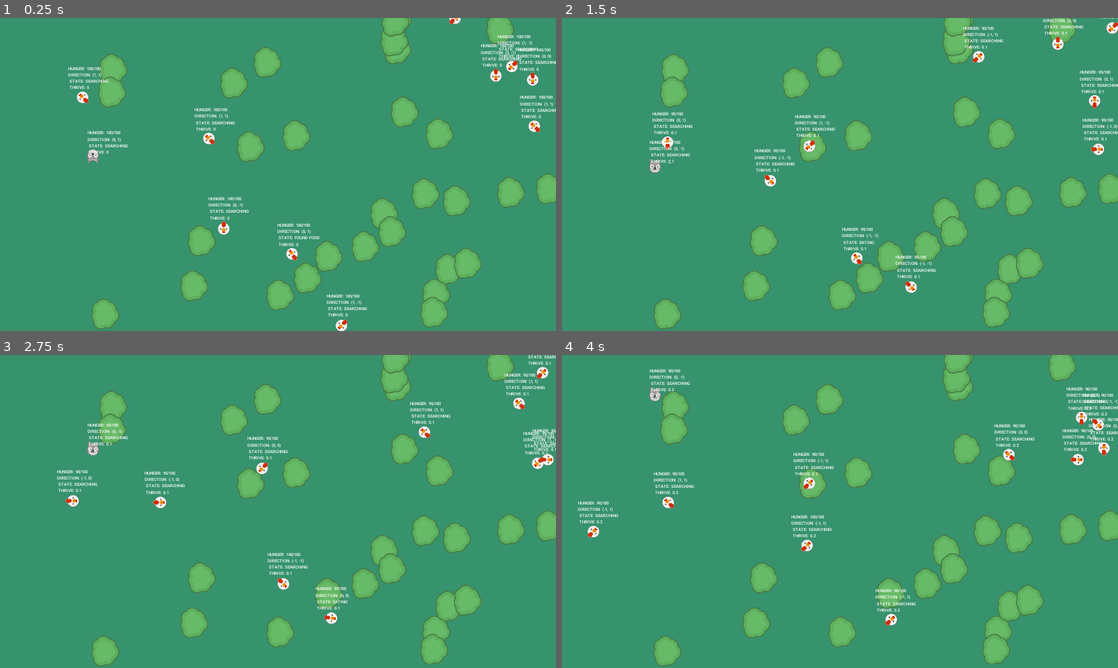
Above: before the commit, frames 1-4 (two rows, left to right).
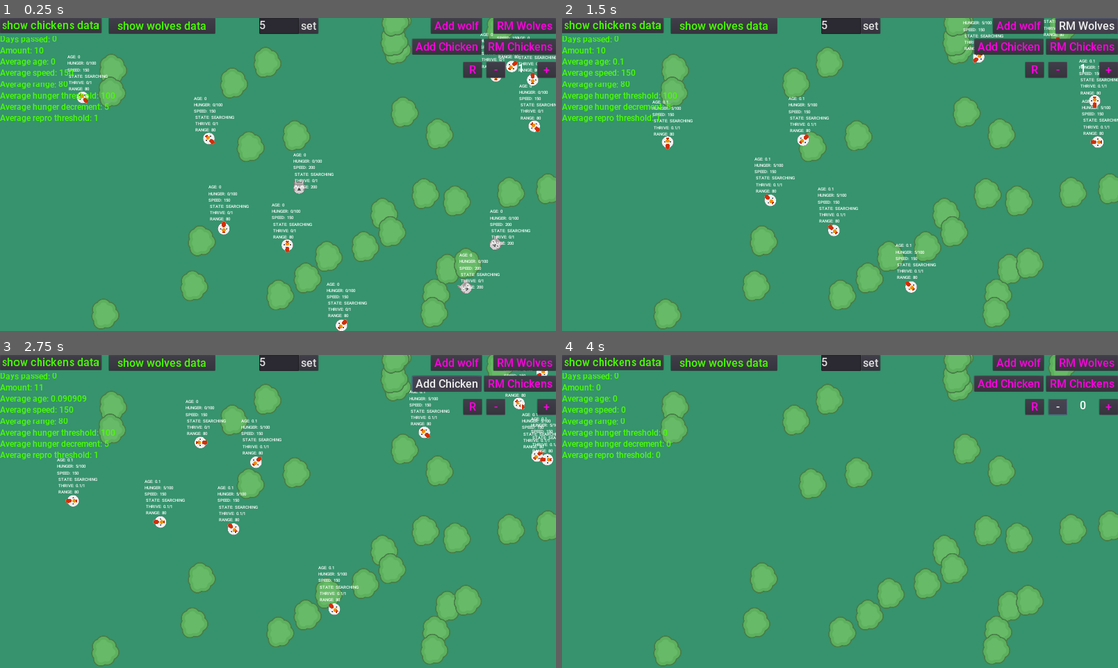
Above: after the commit, the same moments.

Repository: DuCheAnh/EcosystemSimulation
Game: Godot game, scene res://Scene/MainScene.tscn
Two runs of this game, one before a commit and one after it. Both use one fixed random seed, a clock stepped at 60 frames per second and the inputs below.
Inputs (mouse positions are in pixels of both pictures, inside the frame that each line leads up to):
- Up to frame 1 (0.25 s): no input
- Up to frame 2 (1.5 s): click (1017, 24) at 0.5 s, where only the run after the commit has a clickable "Add wolf"; click (1084, 24) at 1.25 s, where only the run after the commit has a clickable "RM Wolves"
- Up to frame 3 (2.75 s): click (444, 383) at 2 s, where only the run after the commit has a clickable "Add Chicken"
- Up to frame 4 (4 s): click (1084, 383) at 2.75 s, where only the run after the commit has a clickable "RM Chickens"; click (1056, 408) at 3.5 s, where only the run after the commit has a clickable "-"

The runs differ from the first frame. In frame 1, 9.6% of the frame differs, in the area x 0-100%, y 0-100%; in frame 2, 9.5%; in frame 3, 10%, in the area x 0-100%, y 0-88%; in frame 4, 9.2%.

Commit message:
final report

Diff:
--- a/EcosystemSimualtion/Chicken.gd
+++ b/EcosystemSimualtion/Chicken.gd
@@ -1,17 +1,20 @@
 extends Area2D
 
-export (float) var speed = 150
-export (int) var hunger = 100
-export (int) var hunger_threshold = 40
-export (int) var hunger_decrement = 5
-export (float, 0, 1, 0.1) var thrive_for_food = 0.1
-export (int) var min_hunger = 0
-export (int) var max_hunger = 100
-export (float) var eat_time = 2
-export (float) var hunger_tick_time = 2
-export (float, 0, 1, 0.1) var reproductive_thrive = 0
-
-
+export (float) var speed
+export (int) var hunger
+export (int) var hunger_threshold
+export (int) var hunger_decrement
+export (int) var min_hunger
+export (int) var max_hunger
+export (float) var eat_time
+export (float) var hunger_tick_time
+export (float, 0, 1, 0.1) var reproductive_thrive
+export (float, 0, 1, 0.1) var reproductive_thrive_threshold
+export (int) var detection_range
+
+var genes = []
+export (float) var age = 0
+export (int) var portion = 50
 onready var screen_width = get_viewport_rect().size.x
 onready var screen_height = get_viewport_rect().size.y
 onready var direction_timer = $DirectionTimer
@@ -36,17 +39,49 @@
 var target_mate = null
 var state = SEARCHING_FOOD
 
+func apply_genes(new_genes):
+	genes = new_genes
+	speed = genes[0]
+	hunger = genes[1]
+	hunger_threshold = genes[2]
+	hunger_decrement = genes[3]
+	min_hunger = genes[4]
+	max_hunger = genes[5]
+	eat_time = genes[6]
+	hunger_tick_time = genes[7]
+	reproductive_thrive = genes[8]
+	reproductive_thrive_threshold = genes[9]
+	detection_range = genes[10]
+
+func create_new_genes(partners_genes):
+	var arr = []
+	for i in range(genes.size()):
+		if rand_range(0,1)<0.5:
+			arr.append(genes[i])
+		else:
+			arr.append(partners_genes[i])
+		if rand_range(0,1)<0.2:
+			if rand_range(0,1)<0.5:
+				arr[i]+=arr[i]*rand_range(0, 0.2)
+			else:
+				arr[i]-=arr[i]*0.1*rand_range(0, 0.2)
+	return arr
 enum {
 	SEARCHING_FOOD,
 	FOUND_FOOD,
+	FOUND_MATE,
 	EATING,
+	MATING,
 	ENJOYING_LIFE
 }
+func eaten():
+	queue_free()
 func _ready() -> void:
 	randomize()
 	direction = _new_direction()
 	hunger_timer.wait_time = hunger_tick_time
 	eat_timer.wait_time = eat_time
+	$DetectionRange.shape.radius = detection_range
 
 func _process(delta) -> void:
 	match state:
@@ -54,15 +89,19 @@
 			move_randomly(delta)
 		FOUND_FOOD:
 			go_to_food(delta)
-
+		FOUND_MATE:
+			go_to_food(delta)
 	update_label()
 	update_state()
-
+	if starved() or age >= 6:
+		queue_free()
 func update_state() -> void:
 	if hungry():
 		sprite.modulate = Color(1, 0.5, 0.5)
+	elif horny():
+		sprite.modulate = Color(0.5,1,1)
 	else:
-		sprite.modulate = Color(1,1,1)
+		sprite.modulate = Color(1, 1, 1)
 
 
 func update_label() -> void:
@@ -72,14 +111,18 @@
 			state_string = "SEARCHING"
 		FOUND_FOOD:
 			state_string = "FOUND FOOD"
+		MATING:
+			state_string = "MATING"
 		EATING:
 			state_string = "EATING"
-		ENJOYING_LIFE:
-			state_string = "ENJOYING LIFE"
-	status_label.text = "HUNGER: " + str(hunger) + "/" + str(max_hunger)
-	status_label.text += "\nDIRECTION: " + str(direction)
+		FOUND_MATE:
+			state_string = "FOUNDMATE"
+	status_label.text = "AGE: " + str(age)
+	status_label.text += "\nHUNGER: " + str(int(max_hunger-hunger)) + "/" + str(int(max_hunger))
+	status_label.text += "\nSPEED: " + str(int(speed))
 	status_label.text += "\n STATE: " + str(state_string)
-	status_label.text += "\n THRIVE: " + str(reproductive_thrive)
+	status_label.text += "\n THRIVE: " + str(reproductive_thrive) + "/" + str(reproductive_thrive_threshold)
+	status_label.text += "\n RANGE: " + str(detection_range)
 
 func move_randomly(delta) -> void:
 	_rotate_sprite()
@@ -90,6 +133,9 @@
 	if is_instance_valid(target_food):
 		$Sprite.rotation_degrees = rad2deg(target_food.position.angle_to_point(position)) + 90
 		position += position.direction_to(target_food.position) * speed * delta
+	elif is_instance_valid(target_mate):
+		$Sprite.rotation_degrees = rad2deg(target_mate.position.angle_to_point(position)) + 90
+		position += position.direction_to(target_mate.position) * speed * delta
 	else:
 		state = SEARCHING_FOOD
 
@@ -99,6 +145,8 @@
 		direction.x *= -1
 	if position.y <= 0 || position.y >= screen_height:
 		direction.y *= -1
+	position.x = clamp(position.x,0,screen_width)
+	position.y = clamp(position.y,0,screen_height)
 
 func _rotate_sprite() -> void:
 	if direction == Vector2.ZERO:
@@ -114,44 +162,60 @@
 	options.shuffle()
 	return options.front()
 
+func hungry() -> bool:
+	return hunger < hunger_threshold
+
+func starved() -> bool:
+	return hunger == 0
+func stop_moving():
+	speed = 0
+func horny() ->bool:
+	return reproductive_thrive > reproductive_thrive_threshold
+
+func _on_Chicken_area_entered(area):
+	if is_instance_valid(target_food):
+		return
+	if is_instance_valid(target_mate):
+		return
+	if area.is_in_group("Wolf"):
+		direction = area.direction
+		return
+	if hungry():
+		if area.is_in_group("Food"):
+			state = FOUND_FOOD
+			target_food = area
+	elif horny():
+		if area.is_in_group("Chicken") and area.horny() and not area.hungry():
+			state = FOUND_MATE
+			target_mate = area
+
+
+func _on_EatingArea_area_entered(area):
+	if is_instance_valid(target_food):
+		state = EATING
+		eat_timer.start()
+	elif is_instance_valid(target_mate):
+		state = MATING
+		eat_timer.start()
 
 func _on_DirectionTimer_timeout() -> void:
 	var time = _choose([1, 1.5, 2])
 	direction_timer.set_wait_time(time)
 	direction = _new_direction()
 
-
 func _on_HungerTimer_timeout() -> void:
 	hunger = clamp(hunger - hunger_decrement, min_hunger, max_hunger)
-	reproductive_thrive = clamp(reproductive_thrive + 0.1, 0, 1)
-
-func hungry() -> bool:
-	return hunger < hunger_threshold
-
-func horny() ->bool:
-	return reproductive_thrive > 0.5
-
-func want_a_full_belly() -> bool:
-	return rand_range(0,1) <= thrive_for_food
-func _on_Chicken_area_entered(area):
-	if is_instance_valid(target_food):
-		return
-	if area.is_in_group("Food") and (hungry() or want_a_full_belly()):
-		state = FOUND_FOOD
-		target_food = area
-
-
-
-
-func _on_EatingArea_area_entered(area):
-	if is_instance_valid(target_food):
-		state = EATING
-		eat_timer.start()
-
+	reproductive_thrive = clamp(reproductive_thrive + 0.1, 0, 100)
+	age+=0.1
 
 func _on_EatTimer_timeout():
 	if is_instance_valid(target_food):
 		hunger += target_food.portion
 		target_food.eaten()
+	elif is_instance_valid(target_mate):
+		var baby_genes = create_new_genes(target_mate.genes)
+		get_parent().get_parent().add_baby_at_pos(baby_genes, position)
+		reproductive_thrive = 0
+		target_mate = null
 	eat_timer.stop()
 	state = SEARCHING_FOOD
--- /dev/null
+++ b/EcosystemSimualtion/Font/new_dynamicfont.tres
@@ -0,0 +1,7 @@
+[gd_resource type="DynamicFont" load_steps=2 format=2]
+
+[ext_resource path="res://Font/Roboto-Medium.ttf" type="DynamicFontData" id=1]
+
+[resource]
+size = 40
+font_data = ExtResource( 1 )
--- a/EcosystemSimualtion/Scene/Chicken.tscn
+++ b/EcosystemSimualtion/Scene/Chicken.tscn
@@ -29,13 +29,14 @@
 [node name="EatTimer" type="Timer" parent="."]
 
 [node name="StatusLabel" type="Label" parent="."]
-margin_left = -52.0
-margin_top = -110.0
-margin_right = 54.0
-margin_bottom = -59.0
+margin_left = -53.0
+margin_top = -150.0
+margin_right = 53.0
+margin_bottom = -99.0
 custom_fonts/font = ExtResource( 3 )
 text = "HUNGER:
 DIRECTION:"
+valign = 1
 __meta__ = {
 "_edit_use_anchors_": false
 }
--- a/EcosystemSimualtion/Scene/MainScene.gd
+++ b/EcosystemSimualtion/Scene/MainScene.gd
@@ -2,15 +2,92 @@
 
 var chicken_preload = preload("res://Scene/Chicken.tscn")
 var food_preload = preload("res://Scene/Food.tscn")
-
+var wolf_preload = preload("res://Scene/Wolf.tscn")
 onready var chickens = $Chickens
 onready var foods = $Foods
-
+onready var animals_data = $Chickens
+var food_amount = 5
+var content = ""
+var day_passed = 0
+var basic_genes = [150, 100, 40, 5, 0, 100, 2, 3, 0, 1, 80]
+var wolf_basic_genes = [200, 100, 60, 5, 0, 100, 2, 3, 0, 1, 200]
 func _ready():
 	randomize()
 	add_chicken(10)
+	add_wolf(3)
 	add_food(30)
+func average_speed(Chickens):
+	if Chickens.get_child_count()<1:
+		return 0
+	var sum = 0
+	for chicken in Chickens.get_children():
+		sum += chicken.speed
+	return sum/Chickens.get_child_count()
+func average_range(Chickens):
+	if Chickens.get_child_count()<1:
+		return 0
+	var sum = 0
+	for chicken in Chickens.get_children():
+		sum += chicken.detection_range
+	return sum/Chickens.get_child_count()
+func average_age(Chickens):
+	if Chickens.get_child_count()<1:
+		return 0
+	var sum = 0
+	for chicken in Chickens.get_children():
+		sum += chicken.age
+	return sum/Chickens.get_child_count()
 
+func average_max_hunger(Chickens):
+	if Chickens.get_child_count()<1:
+		return 0
+	var sum = 0
+	for chicken in Chickens.get_children():
+		sum += chicken.max_hunger
+	return sum/Chickens.get_child_count()
+
+func average_hunger_decrement(Chickens):
+	if Chickens.get_child_count()<1:
+		return 0
+	var sum = 0
+	for chicken in Chickens.get_children():
+		sum += chicken.hunger_decrement
+	return sum/Chickens.get_child_count()
+func average_reproductive_thrive_threshold(Chickens):
+	if Chickens.get_child_count()<1:
+		return 0
+	var sum = 0
+	for chicken in Chickens.get_children():
+		sum += chicken.reproductive_thrive_threshold
+	return sum/Chickens.get_child_count()
+func update_status_board_of(animals):
+	$Label.text = "Days passed: "+ str(day_passed) + "\n"
+	$Label.text += "Amount: " + str(animals.get_child_count())
+	$Label.text += "\nAverage age: " + str(average_age(animals))
+	$Label.text += "\nAverage speed: " + str(average_speed(animals))
+	$Label.text += "\nAverage range: " + str(average_range(animals))
+	$Label.text += "\nAverage hunger threshold: " + str(average_max_hunger(animals))
+	$Label.text += "\nAverage hunger decrement: " + str(average_hunger_decrement(animals))
+	$Label.text += "\nAverage repro threshold: " + str(average_reproductive_thrive_threshold($Chickens)) + "\n"
+func get_data(animals):
+	var tx = ""
+	tx = str(day_passed) + "	"
+	tx += str(animals.get_child_count())
+	tx += "	" + str(average_age(animals))
+	tx += "	" + str(average_speed(animals))
+	tx += "	" + str(average_range(animals))
+	tx += "	" + str(average_max_hunger(animals))
+	tx += "	" + str(average_hunger_decrement(animals))
+	tx += "	" + str(average_reproductive_thrive_threshold($Chickens)) + "\n"
+	return tx
+func save(content):
+	var file = File.new()
+	file.open("res://saved_data.txt", File.WRITE)
+	file.store_string(content)
+	file.close()
+func _process(delta):
+	update_status_board_of(animals_data)
+	$Control/SpeedLabel.text = str(Engine.time_scale)
 
 func add_food(amount) -> void:
 	var screen_size = get_viewport_rect().size
@@ -23,5 +100,78 @@
 	var screen_size = get_viewport_rect().size
 	for i in range(amount):
 		var chicken_ins = chicken_preload.instance()
+		chicken_ins.apply_genes(basic_genes)
 		chicken_ins.position = Vector2(rand_range(0,screen_size.x),rand_range(0,screen_size.y))
 		chickens.add_child(chicken_ins)
+func add_wolf(amount) -> void:
+	var screen_size = get_viewport_rect().size
+	for i in range(amount):
+		var wolf_ins = wolf_preload.instance()
+		wolf_ins.apply_genes(wolf_basic_genes)
+		wolf_ins.position = Vector2(rand_range(0,screen_size.x),rand_range(0,screen_size.y))
+		$Wolves.add_child(wolf_ins)
+
+func add_baby_at_pos(genes, pos):
+	if rand_range(0,1)<0.3:
+		return
+	var chicken_ins = chicken_preload.instance()
+	chicken_ins.apply_genes(genes)
+	chicken_ins.position = pos
+	chickens.add_child(chicken_ins)
+func add_cup_at_pos(genes, pos):
+	if rand_range(0,1)<0.5:
+		return
+	var wolf_ins = wolf_preload.instance()
+	wolf_ins.apply_genes(genes)
+	wolf_ins.position = pos
+	$Wolves.add_child(wolf_ins)
+
+
+func _on_FoodTimer_timeout():
+	add_food(food_amount)
+	content+=get_data($Chickens)
+	save(content)
+	day_passed += 0.5
+
+
+func _on_AddWolfBtn_pressed():
+	add_wolf(1)
+
+
+func _on_AddChickenBtn_pressed():
+	add_chicken(1)
+
+
+func _on_IncreaseSpeedBtn_pressed():
+	Engine.time_scale+=1
+
+
+func _on_DecreaseSpeedBtn_pressed():
+	Engine.time_scale = clamp(Engine.time_scale - 1, 0,10000)
+
+
+func _on_ShowCDataBtn_pressed():
+	animals_data = $Chickens
+
+func _on_ShowCDataBtn2_pressed():
+	animals_data = $Wolves
+
+
+func _on_RMChickenBtn_pressed():
+	for chicken in $Chickens.get_children():
+		chicken.queue_free()
+
+
+func _on_RMWolfBtn_pressed():
+	for wolf in $Wolves.get_children():
+		wolf.queue_free()
+
+
+func _on_SetFoodBtn_pressed():
+	food_amount = int($Control/FoodAmountTE.text)
+
+
+
+
+func _on_ResetButton_pressed():
+	Engine.time_scale = 1
--- a/EcosystemSimualtion/Scene/MainScene.tscn
+++ b/EcosystemSimualtion/Scene/MainScene.tscn
@@ -1,8 +1,13 @@
-[gd_scene load_steps=4 format=2]
+[gd_scene load_steps=6 format=2]
 
 [ext_resource path="res://Sprites/background.png" type="Texture" id=1]
-[ext_resource path="res://Scene/Wolf.tscn" type="PackedScene" id=2]
+[ext_resource path="res://Font/new_dynamicfont.tres" type="DynamicFont" id=2]
+[ext_resource path="res://Font/Roboto-Medium.ttf" type="DynamicFontData" id=3]
 [ext_resource path="res://Scene/MainScene.gd" type="Script" id=4]
+
+[sub_resource type="DynamicFont" id=1]
+size = 30
+font_data = ExtResource( 3 )
 
 [node name="MainScene" type="Node2D"]
 script = ExtResource( 4 )
@@ -15,5 +20,176 @@
 
 [node name="Chickens" type="Node2D" parent="."]
 
-[node name="Wolf" parent="." instance=ExtResource( 2 )]
-position = Vector2( 321, 440 )
+[node name="FoodTimer" type="Timer" parent="."]
+wait_time = 15.0
+autostart = true
+
+[node name="Label" type="Label" parent="."]
+margin_top = 54.0
+margin_right = 235.0
+margin_bottom = 207.0
+custom_colors/font_color = Color( 0.290196, 1, 0, 1 )
+custom_fonts/font = SubResource( 1 )
+text = "Days passed:
+Chicken amount:
+Average speed:
+Average age:"
+__meta__ = {
+"_edit_use_anchors_": false
+}
+
+[node name="Wolves" type="Node2D" parent="."]
+
+[node name="Control" type="Control" parent="."]
+margin_right = 40.0
+margin_bottom = 40.0
+__meta__ = {
+"_edit_use_anchors_": false
+}
+
+[node name="AddWolfBtn" type="Button" parent="Control"]
+margin_left = 1488.0
+margin_right = 1664.0
+margin_bottom = 54.0
+custom_colors/font_color = Color( 1, 0, 0.882353, 1 )
+custom_fonts/font = ExtResource( 2 )
+text = "Add wolf"
+__meta__ = {
+"_edit_use_anchors_": false
+}
+
+[node name="RMWolfBtn" type="Button" parent="Control"]
+margin_left = 1704.0
+margin_right = 1920.0
+margin_bottom = 54.0
+custom_colors/font_color = Color( 1, 0, 0.882353, 1 )
+custom_fonts/font = ExtResource( 2 )
+text = "RM Wolves"
+__meta__ = {
+"_edit_use_anchors_": false
+}
+
+[node name="AddChickenBtn" type="Button" parent="Control"]
+margin_left = 1424.0
+margin_top = 72.0
+margin_right = 1662.0
+margin_bottom = 126.0
+custom_colors/font_color = Color( 1, 0, 0.882353, 1 )
+custom_fonts/font = ExtResource( 2 )
+text = "Add Chicken"
+__meta__ = {
+"_edit_use_anchors_": false
+}
+
+[node name="RMChickenBtn" type="Button" parent="Control"]
+margin_left = 1672.0
+margin_top = 72.0
+margin_right = 1920.0
+margin_bottom = 126.0
+custom_colors/font_color = Color( 1, 0, 0.882353, 1 )
+custom_fonts/font = ExtResource( 2 )
+text = "RM Chickens"
+__meta__ = {
+"_edit_use_anchors_": false
+}
+
+[node name="DecreaseSpeedBtn" type="Button" parent="Control"]
+margin_left = 1680.0
+margin_top = 152.0
+margin_right = 1744.0
+margin_bottom = 206.0
+custom_colors/font_color = Color( 1, 0, 0.882353, 1 )
+custom_fonts/font = ExtResource( 2 )
+text = "-"
+__meta__ = {
+"_edit_use_anchors_": false
+}
+
+[node name="ResetButton" type="Button" parent="Control"]
+margin_left = 1600.0
+margin_top = 152.0
+margin_right = 1664.0
+margin_bottom = 206.0
+custom_colors/font_color = Color( 1, 0, 0.882353, 1 )
+custom_fonts/font = ExtResource( 2 )
+text = "R"
+__meta__ = {
+"_edit_use_anchors_": false
+}
+
+[node name="IncreaseSpeedBtn" type="Button" parent="Control"]
+margin_left = 1856.0
+margin_top = 152.0
+margin_right = 1920.0
+margin_bottom = 206.0
+custom_colors/font_color = Color( 1, 0, 0.882353, 1 )
+custom_fonts/font = ExtResource( 2 )
+text = "+"
+__meta__ = {
+"_edit_use_anchors_": false
+}
+
+[node name="SpeedLabel" type="Label" parent="Control"]
+margin_left = 1744.0
+margin_top = 152.0
+margin_right = 1856.0
+margin_bottom = 200.0
+custom_fonts/font = ExtResource( 2 )
+text = "8"
+align = 1
+__meta__ = {
+"_edit_use_anchors_": false
+}
+
+[node name="FoodAmountTE" type="TextEdit" parent="Control"]
+margin_left = 896.0
+margin_right = 1032.0
+margin_bottom = 54.0
+custom_fonts/font = ExtResource( 2 )
+text = "5"
+__meta__ = {
+"_edit_use_anchors_": false
+}
+
+[node name="SetFoodBtn" type="Button" parent="Control"]
+margin_left = 1032.0
+margin_right = 1099.0
+margin_bottom = 54.0
+custom_fonts/font = ExtResource( 2 )
+text = "set"
+__meta__ = {
+"_edit_use_anchors_": false
+}
+
+[node name="ShowCDataBtn" type="Button" parent="."]
+margin_right = 12.0
+margin_bottom = 20.0
+custom_colors/font_color = Color( 0.290196, 1, 0, 1 )
+custom_fonts/font = ExtResource( 2 )
+text = "show chickens data"
+__meta__ = {
+"_edit_use_anchors_": false
+}
+
+[node name="ShowCDataBtn2" type="Button" parent="."]
+margin_left = 376.0
+margin_right = 743.0
+margin_bottom = 54.0
+custom_colors/font_color = Color( 0.290196, 1, 0, 1 )
+custom_fonts/font = ExtResource( 2 )
+text = "show wolves data"
+__meta__ = {
+"_edit_use_anchors_": false
+}
+
+[connection signal="timeout" from="FoodTimer" to="." method="_on_FoodTimer_timeout"]
+[connection signal="pressed" from="Control/AddWolfBtn" to="." method="_on_AddWolfBtn_pressed"]
+[connection signal="pressed" from="Control/RMWolfBtn" to="." method="_on_RMWolfBtn_pressed"]
+[connection signal="pressed" from="Control/AddChickenBtn" to="." method="_on_AddChickenBtn_pressed"]
+[connection signal="pressed" from="Control/RMChickenBtn" to="." method="_on_RMChickenBtn_pressed"]
+[connection signal="pressed" from="Control/DecreaseSpeedBtn" to="." method="_on_DecreaseSpeedBtn_pressed"]
+[connection signal="pressed" from="Control/ResetButton" to="." method="_on_ResetButton_pressed"]
+[connection signal="pressed" from="Control/IncreaseSpeedBtn" to="." method="_on_IncreaseSpeedBtn_pressed"]
+[connection signal="pressed" from="Control/SetFoodBtn" to="." method="_on_SetFoodBtn_pressed"]
+[connection signal="pressed" from="ShowCDataBtn" to="." method="_on_ShowCDataBtn_pressed"]
+[connection signal="pressed" from="ShowCDataBtn2" to="." method="_on_ShowCDataBtn2_pressed"]
--- a/EcosystemSimualtion/Scene/Wolf.tscn
+++ b/EcosystemSimualtion/Scene/Wolf.tscn
@@ -5,12 +5,12 @@
 [ext_resource path="res://Scene/Chicken.tres" type="DynamicFont" id=3]
 
 [sub_resource type="CircleShape2D" id=1]
-radius = 200.0
+radius = 300.0
 
 [sub_resource type="CircleShape2D" id=2]
-radius = 30.0
+radius = 50.0
 
-[node name="Wolf" type="Area2D"]
+[node name="Wolf" type="Area2D" groups=["Wolf"]]
 script = ExtResource( 2 )
 
 [node name="Sprite" type="Sprite" parent="."]
@@ -34,10 +34,10 @@
 [node name="EatTimer" type="Timer" parent="."]
 
 [node name="StatusLabel" type="Label" parent="."]
-margin_left = -18.0
-margin_top = -90.0
-margin_right = 24.0
-margin_bottom = -51.0
+margin_left = -21.0
+margin_top = -119.0
+margin_right = 21.0
+margin_bottom = -80.0
 custom_fonts/font = ExtResource( 3 )
 text = "status
 status"
--- a/EcosystemSimualtion/Wolf.gd
+++ b/EcosystemSimualtion/Wolf.gd
@@ -1,16 +1,20 @@
 extends Area2D
 
-export (float) var speed = 150
-export (int) var hunger = 100
-export (int) var hunger_threshold = 40
-export (int) var hunger_decrement = 5
-export (int) var min_hunger = 0
-export (int) var max_hunger = 100
-export (float) var eat_time = 2
-export (float) var hunger_tick_time = 2
-export (float, 0, 1, 0.1) var reproductive_thrive = 0
-
-
+export (float) var speed
+export (int) var hunger
+export (int) var hunger_threshold
+export (int) var hunger_decrement
+export (int) var min_hunger
+export (int) var max_hunger
+export (float) var eat_time
+export (float) var hunger_tick_time
+export (float, 0, 1, 0.1) var reproductive_thrive
+export (float, 0, 1, 0.1) var reproductive_thrive_threshold
+export (int) var detection_range
+
+var genes = []
+export (float) var age = 0
+export (int) var portion = 50
 onready var screen_width = get_viewport_rect().size.x
 onready var screen_height = get_viewport_rect().size.y
 onready var direction_timer = $DirectionTimer
@@ -35,17 +39,49 @@
 var target_mate = null
 var state = SEARCHING_FOOD
 
+func apply_genes(new_genes):
+	genes = new_genes
+	speed = genes[0]
+	hunger = genes[1]
+	hunger_threshold = genes[2]
+	hunger_decrement = genes[3]
+	min_hunger = genes[4]
+	max_hunger = genes[5]
+	eat_time = genes[6]
+	hunger_tick_time = genes[7]
+	reproductive_thrive = genes[8]
+	reproductive_thrive_threshold = genes[9]
+	detection_range = genes[10]
+
+func create_new_genes(partners_genes):
+	var arr = []
+	for i in range(genes.size()):
+		if rand_range(0,1)<0.5:
+			arr.append(genes[i])
+		else:
+			arr.append(partners_genes[i])
+		if rand_range(0,1)<0.2:
+			if rand_range(0,1)<0.5:
+				arr[i]+=arr[i]*rand_range(0, 0.2)
+			else:
+				arr[i]-=arr[i]*0.1*rand_range(0, 0.2)
+	return arr
 enum {
 	SEARCHING_FOOD,
 	FOUND_FOOD,
+	FOUND_MATE,
 	EATING,
+	MATING,
 	ENJOYING_LIFE
 }
+func eaten():
+	queue_free()
 func _ready() -> void:
 	randomize()
 	direction = _new_direction()
 	hunger_timer.wait_time = hunger_tick_time
 	eat_timer.wait_time = eat_time
+	$CollisionShape2D.shape.radius = detection_range
 
 func _process(delta) -> void:
 	match state:
@@ -53,15 +89,19 @@
 			move_randomly(delta)
 		FOUND_FOOD:
 			go_to_food(delta)
-
+		FOUND_MATE:
+			go_to_food(delta)
 	update_label()
 	update_state()
-
+	if starved() or age >= 10:
+		queue_free()
 func update_state() -> void:
 	if hungry():
 		sprite.modulate = Color(1, 0.5, 0.5)
+	elif horny():
+		sprite.modulate = Color(0.5,1,1)
 	else:
-		sprite.modulate = Color(1,1,1)
+		sprite.modulate = Color(1, 1, 1)
 
 
 func update_label() -> void:
@@ -71,15 +111,18 @@
 			state_string = "SEARCHING"
 		FOUND_FOOD:
 			state_string = "FOUND FOOD"
+		MATING:
+			state_string = "MATING"
 		EATING:
 			state_string = "EATING"
-		ENJOYING_LIFE:
-			state_string = "ENJOYING LIFE"
-	status_label.text = "HUNGER: " + str(hunger) + "/" + str(max_hunger)
-	status_label.text += "\nDIRECTION: " + str(direction)
+		FOUND_MATE:
+			state_string = "FOUNDMATE"
+	status_label.text = "AGE: " + str(age)
+	status_label.text += "\nHUNGER: " + str(int(max_hunger-hunger)) + "/" + str(int(max_hunger))
+	status_label.text += "\nSPEED: " + str(int(speed))
 	status_label.text += "\n STATE: " + str(state_string)
-	status_label.text += "\n THRIVE: " + str(reproductive_thrive)
-
+	status_label.text += "\n THRIVE: " + str(reproductive_thrive) + "/" + str(reproductive_thrive_threshold)
+	status_label.text += "\n RANGE: " + str(detection_range)
 func move_randomly(delta) -> void:
 	_rotate_sprite()
 	position += direction.normalized() * speed * delta
@@ -89,6 +132,9 @@
 	if is_instance_valid(target_food):
 		$Sprite.rotation_degrees = rad2deg(target_food.position.angle_to_point(position)) + 90
 		position += position.direction_to(target_food.position) * speed * delta
+	elif is_instance_valid(target_mate):
+		$Sprite.rotation_degrees = rad2deg(target_mate.position.angle_to_point(position)) + 90
+		position += position.direction_to(target_mate.position) * speed * delta
 	else:
 		state = SEARCHING_FOOD
 
@@ -98,6 +144,8 @@
 		direction.x *= -1
 	if position.y <= 0 || position.y >= screen_height:
 		direction.y *= -1
+	position.x = clamp(position.x,0,screen_width)
+	position.y = clamp(position.y,0,screen_height)
 
 func _rotate_sprite() -> void:
 	if direction == Vector2.ZERO:
@@ -113,46 +161,57 @@
 	options.shuffle()
 	return options.front()
 
+func hungry() -> bool:
+	return hunger < hunger_threshold
+
+func starved() -> bool:
+	return hunger == 0
+
+func horny() ->bool:
+	return reproductive_thrive > reproductive_thrive_threshold
+
+func _on_Wolf_area_entered(area):
+	if is_instance_valid(target_food):
+		return
+	if is_instance_valid(target_mate):
+		return
+	if hungry():
+		if area.is_in_group("Chicken"):
+			state = FOUND_FOOD
+			target_food = area
+	elif horny():
+		if area.is_in_group("Wolf") and area.horny():
+			state = FOUND_MATE
+			target_mate = area
+
+
+func _on_EatingArea_area_entered(area):
+	if is_instance_valid(target_food):
+		state = EATING
+		target_food.stop_moving()
+		eat_timer.start()
+	elif is_instance_valid(target_mate):
+		state = MATING
+		eat_timer.start()
 
 func _on_DirectionTimer_timeout() -> void:
 	var time = _choose([1, 1.5, 2])
 	direction_timer.set_wait_time(time)
 	direction = _new_direction()
 
-
 func _on_HungerTimer_timeout() -> void:
 	hunger = clamp(hunger - hunger_decrement, min_hunger, max_hunger)
-	reproductive_thrive = clamp(reproductive_thrive + 0.1, 0, 1)
-
-func hungry() -> bool:
-	return hunger < hunger_threshold
-
-func horny() ->bool:
-	return reproductive_thrive > 0.5
-
-
-
-
-
-func _on_EatingArea_area_entered(area):
-	if is_instance_valid(target_food):
-		state = EATING
-		eat_timer.start()
-
+	reproductive_thrive = clamp(reproductive_thrive + 0.1, 0, 100)
+	age+=0.1
 
 func _on_EatTimer_timeout():
 	if is_instance_valid(target_food):
 		hunger += target_food.portion
 		target_food.eaten()
+	elif is_instance_valid(target_mate):
+		var baby_genes = create_new_genes(target_mate.genes)
+		get_parent().get_parent().add_cup_at_pos(baby_genes, position)
+		reproductive_thrive = 0
+		target_mate = null
 	eat_timer.stop()
 	state = SEARCHING_FOOD
-
-
-func _on_Wolf_area_entered(area):
-	if is_instance_valid(target_food):
-		return
-	if area.is_in_group("Food") and hungry():
-		state = FOUND_FOOD
-		target_food = area
-	if area.is_in_group("Chicken"):
-		pass
Not shown, added: EcosystemSimualtion/saved_data.txt
